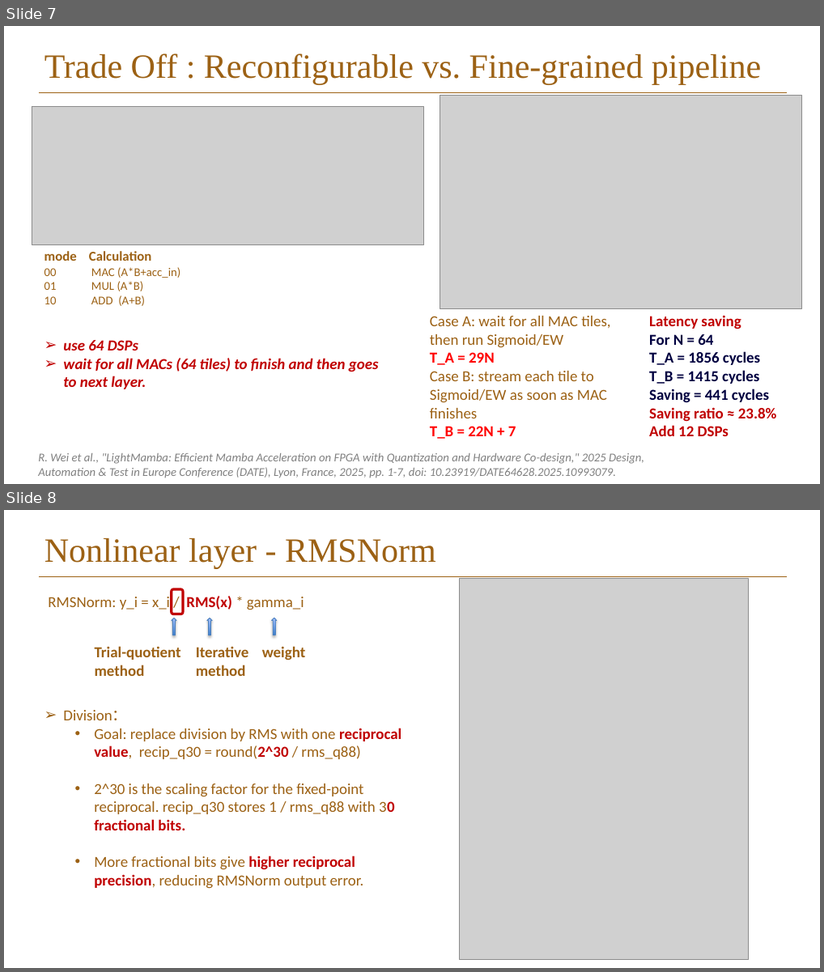
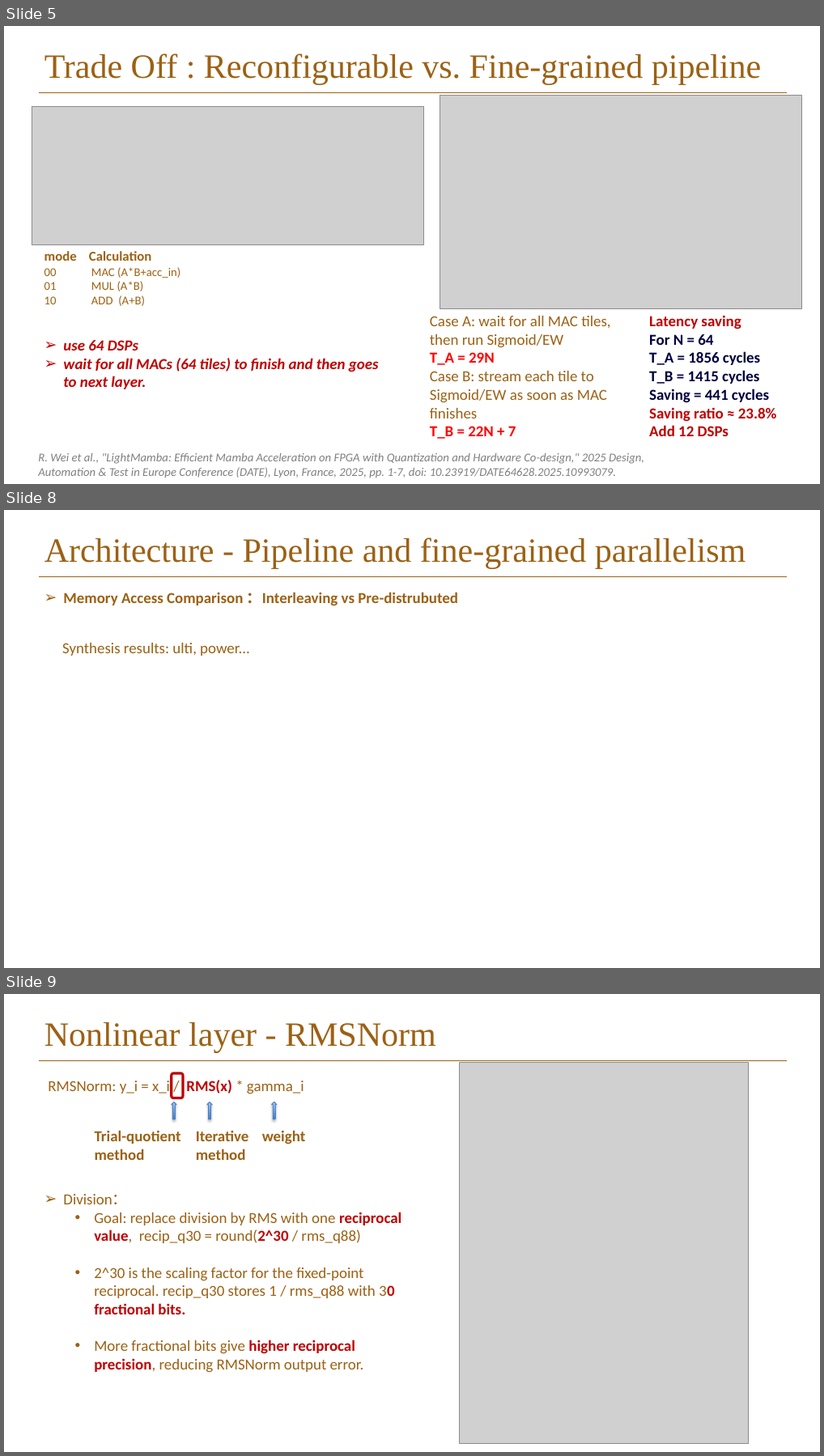
Before and after one commit to Elison-debug/Cmamba_reconstruct, a slide deck: docx/presentation/thesis/ppt/final_pre.pptx. Shown one above the other, each under a label of ours: slides 7 and 8 before the commit, slides 5, 8 and 9 after it; the slides between them are not shown. The pictures are 824x972 and 824x1456 pixels, drawn with LibreOffice and Linux fonts; fonts in the diff are those of the drawing; grey boxes stand for pictures; background and template pictures are left out. Boxes give left, top, right and bottom in pixels: in the first picture for what was removed or moved away, otherwise in the second. Text is boxed around its words. In the diff, an @@ line names an element or a change of style, - is before the commit and + after.

```diff
--- a/docx/presentation/thesis/ppt/final_pre.pptx
+++ b/docx/presentation/thesis/ppt/final_pre.pptx
@@ slide 8 added at [4,510,820,968], background picture (left out); not listed: 1 template element that a slide beside it also shows @@
@@ title added at [44,538,747,569], 40 pt, text #9C6114 @@
+Architecture - Pipeline and fine-grained parallelism
@@ text added at [63,592,458,606], 18 pt, text #9C6114, bold @@
+➢ Memory Access Comparison ：Interleaving vs Pre-distrubuted
@@ text added at [62,643,250,656], 18 pt, text #9C6114 @@
+Synthesis results: ulti, power...
@@ what was slide 7 is now slide 5 @@
@@ what was slide 8 is now slide 9 @@
```
Also in this commit, not shown: 3 slides changed, 1 other slide added, 1 other file.
